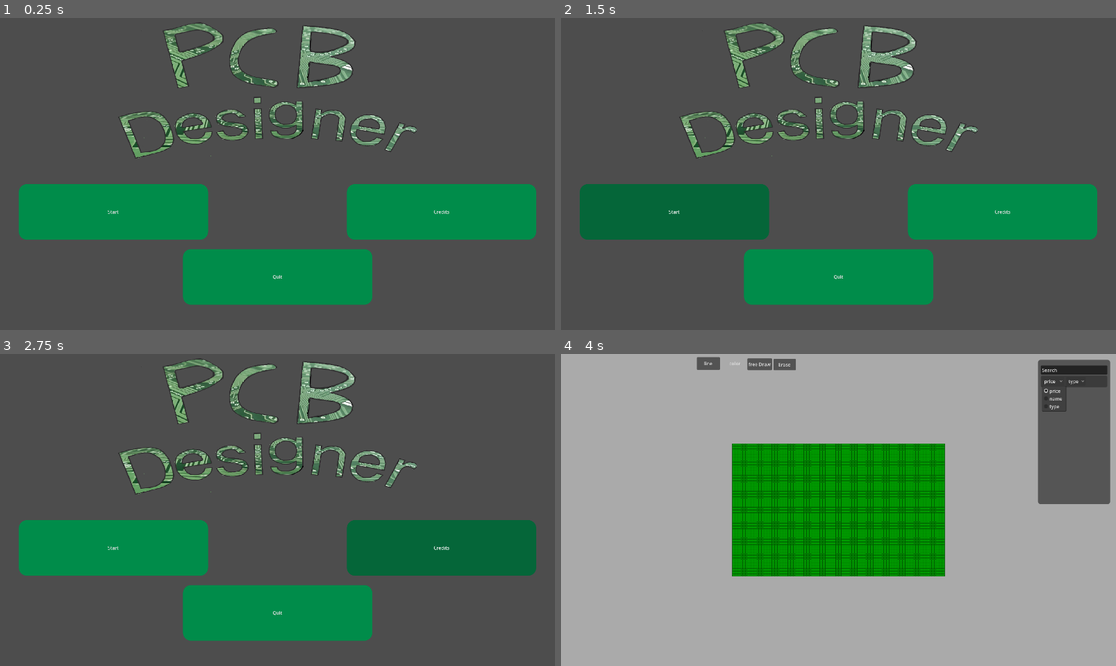
Above: before the commit, frames 1-4 (two rows, left to right).
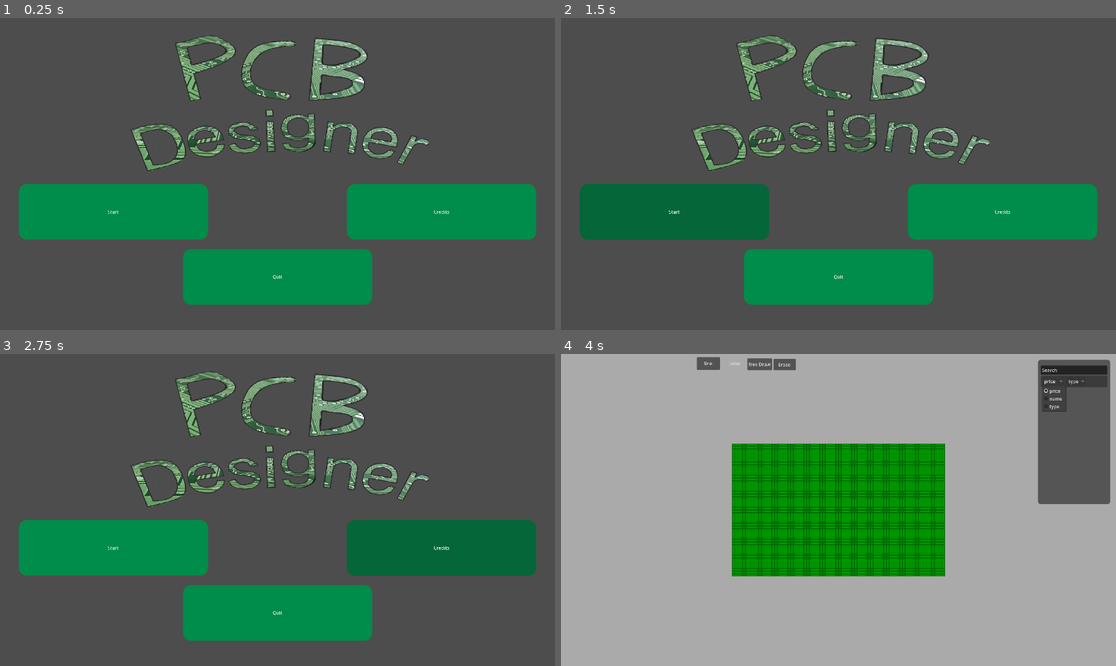
Above: after the commit, the same moments.

Repository: kankern69-max/game-godot
Game: Godot game, scene res://ui/main_menu.tscn
Same seed, same stepped clock (60 frames per second), same inputs: the game is played once before the commit and once after it.
Inputs (mouse positions are in pixels of both pictures, inside the frame that each line leads up to):
- Up to frame 1 (0.25 s): no input
- Up to frame 2 (1.5 s): click "Start" at 0.5 s; click "Start" at 1.25 s
- Up to frame 3 (2.75 s): click "Credits" at 2 s
- Up to frame 4 (4 s): move the mouse to (960, 494) at 2.77 s; hold Right 2.78-3.5 s; tap Alt at 2.85 s; click (960, 494) at 2.92 s; click "price" at 3.5 s

The runs differ from the first frame. In frame 1, 8.1% of the frame differs, in the area x 21-78%, y 1-49%; in frame 2, 8.1%; in frame 3, 8.1%; in frame 4, nothing differs.
Error in both runs: Cannot call method 'change_scene_to_file' on a null value. (res://ui/scripts/main_menu.gd:6)

Commit message:
Tried to make the logo better

Diff:
--- a/pcd-desinger-v-1/ui/main_menu.tscn
+++ b/pcd-desinger-v-1/ui/main_menu.tscn
@@ -143,7 +143,7 @@
 volume_db = 8.0
 
 [node name="PcbLogo" type="Sprite2D" parent="." unique_id=1874034518]
-position = Vector2(925, 272)
+position = Vector2(966.99994, 316)
 rotation = -6.2831855
 scale = Vector2(1.2906717, 0.99655145)
 texture = ExtResource("3_wk0pr")
Binary file changed: pcd-desinger-v-1/components/PCB_Logo_2.png
